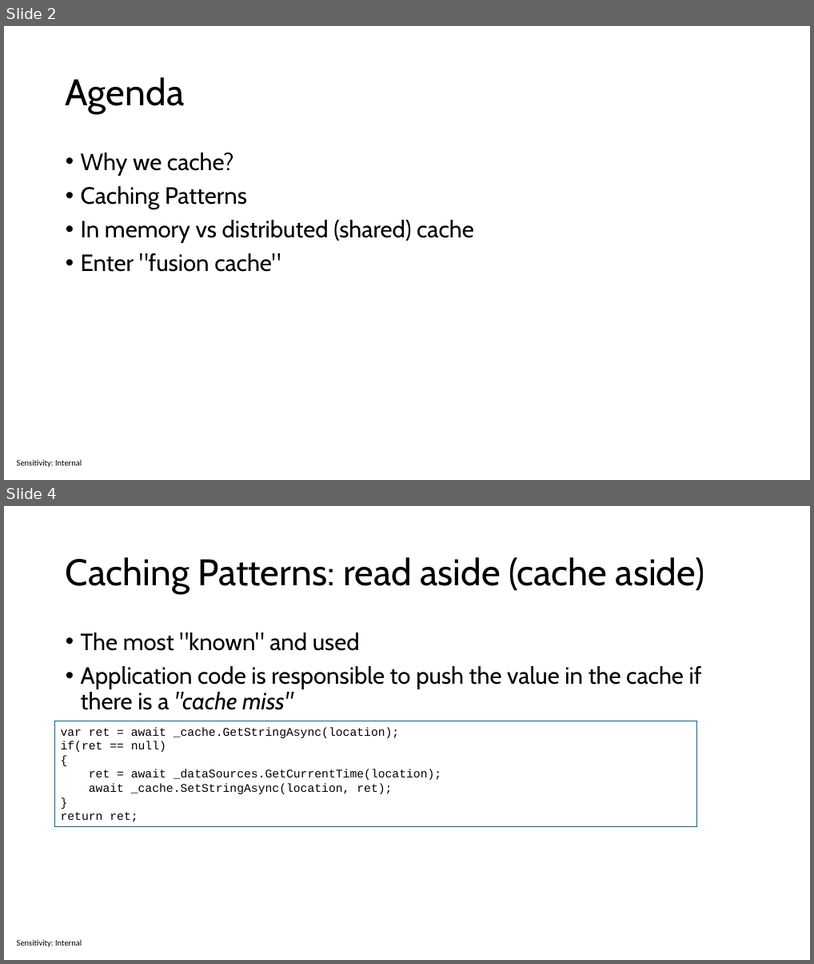
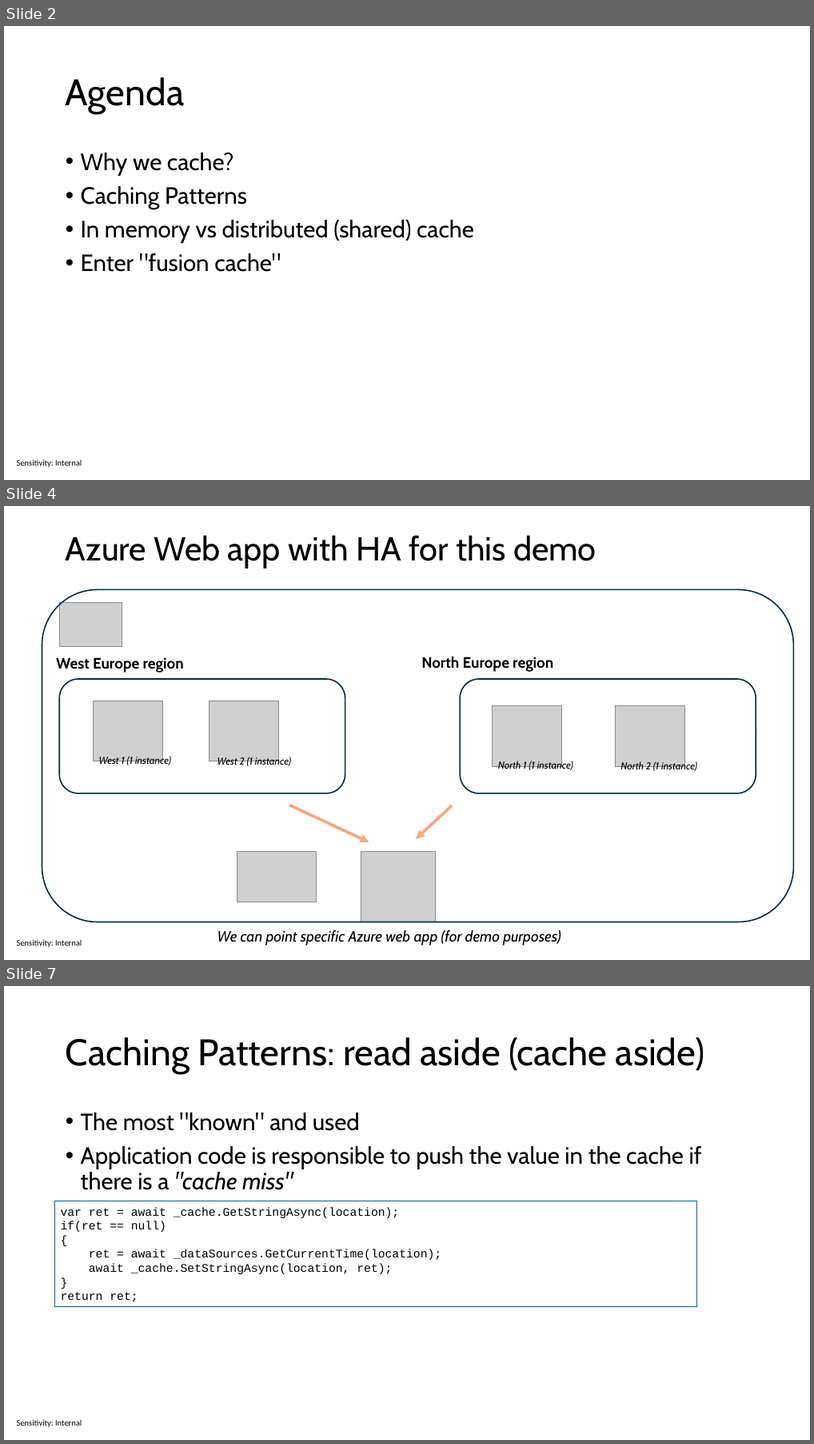
Before and after one commit to sabbadino/cache-like-a-pro-fusion-cache, a slide deck: cache-like-a-pro.pptx. Shown one above the other, each under a label of ours: slides 2 and 4 before the commit, slides 2, 4 and 7 after it; the slides between them are not shown. The pictures are 814x964 and 814x1444 pixels, drawn with LibreOffice and Linux fonts; fonts in the diff are those of the drawing; grey boxes stand for pictures. Boxes give left, top, right and bottom in pixels: in the first picture for what was removed or moved away, otherwise in the second. Text is boxed around its words. In the diff, an @@ line names an element or a change of style, - is before the commit and + after.

```diff
--- a/cache-like-a-pro.pptx
+++ b/cache-like-a-pro.pptx
@@ slide 4 added at [4, 506, 810, 960], background #FFFFFF; not listed: 1 template element that a slide beside it also shows @@
@@ title added at [66, 535, 597, 568], 39.6 pt, text #000000 @@
+Azure Web app with HA for this demo
@@ rounded rectangle added at [42, 589, 794, 922], outline #092A39 1.5 pt @@
@@ picture added at [60, 603, 122, 647] @@
@@ text added at [56, 657, 184, 672], 18 pt, text #000000, bold @@
+West Europe region
@@ text added at [422, 656, 554, 672], 18 pt, text #000000, bold @@
+North Europe region
@@ rounded rectangle added at [60, 679, 346, 793], outline #092A39 1.5 pt @@
@@ rounded rectangle added at [460, 679, 756, 793], outline #092A39 1.5 pt @@
@@ picture added at [93, 700, 162, 760] @@
@@ picture added at [209, 700, 278, 760] @@
@@ picture added at [493, 706, 562, 766] @@
@@ picture added at [616, 706, 685, 766] @@
@@ text added at [99, 756, 171, 767], 12 pt, text #000000, italic @@
+West 1 (1 instance)
@@ text added at [218, 756, 291, 768], 12 pt, text #000000, italic @@
+West 2 (1 instance)
@@ text added at [498, 760, 574, 771], 12 pt, text #000000, italic @@
+North 1 (1 instance)
@@ text added at [621, 760, 698, 772], 12 pt, text #000000, italic @@
+North 2 (1 instance)
@@ arrow added from (290, 805) to (370, 842), #F2AA84 3.5 pt @@
@@ arrow added from (452, 805) to (416, 839), #F2AA84 3.5 pt @@
@@ picture added at [237, 852, 317, 902] @@
@@ picture added at [361, 852, 435, 922] @@
@@ text added at [218, 929, 561, 945], 18 pt, text #000000, italic @@
+We can point specific Azure web app (for demo purposes)
@@ what was slide 4 is now slide 7 @@
```
Also in this commit, not shown: 1 slide changed, 2 other slides added, 7 other files.
